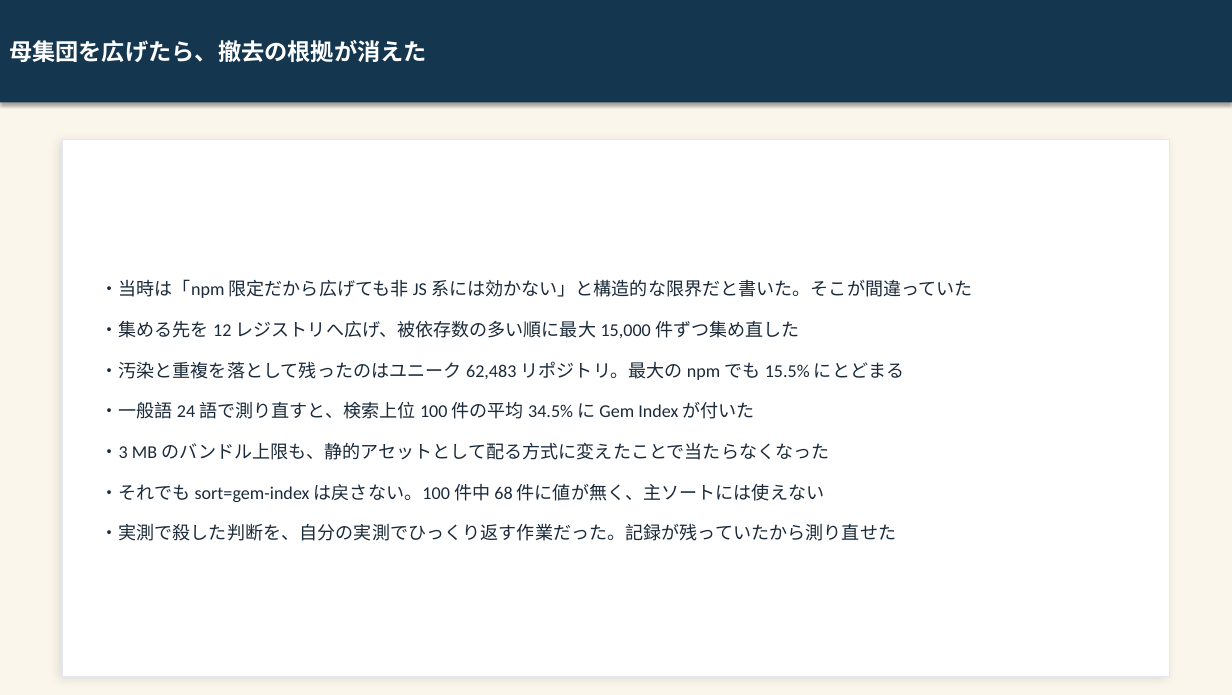
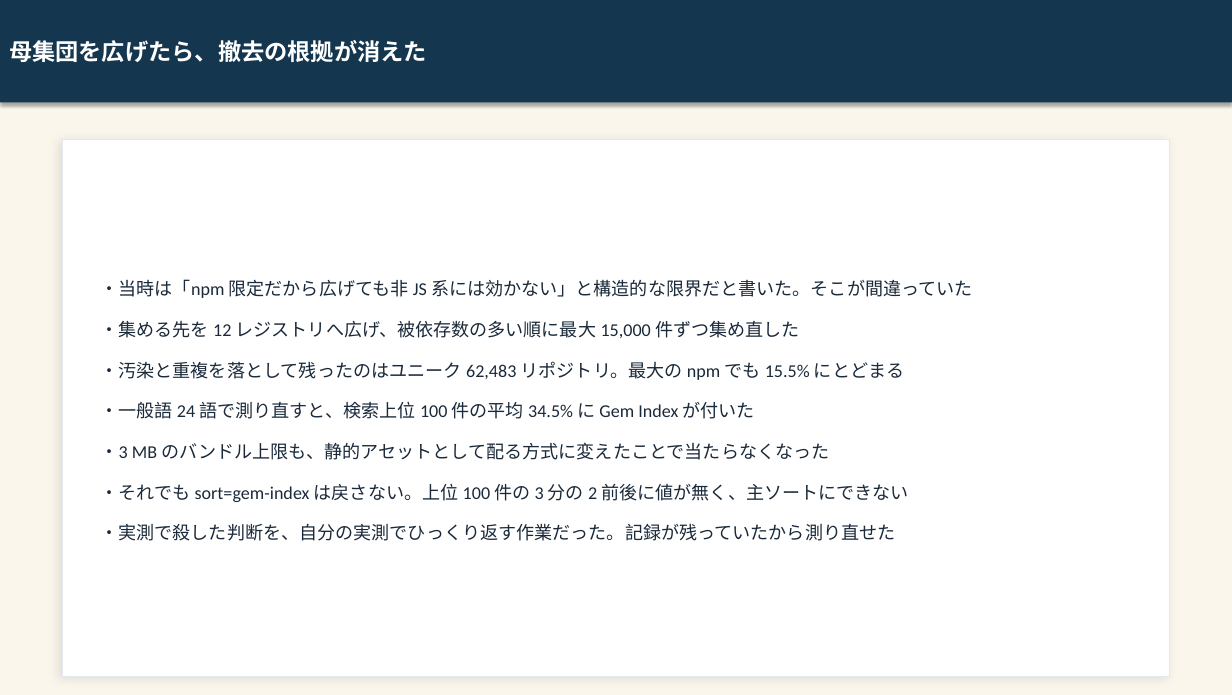
Before and after one commit to kai-kou/gem-hunter, a slide deck: slide 18 of content/slides/project-explanation-20260822/output/gem-hunter_text.pptx. Drawn at 1232x695 pixels with LibreOffice and Linux fonts; fonts in the diff are those of the drawing. Boxes give left, top, right and bottom in pixels: in the first picture for what was removed or moved away, otherwise in the second. Text is boxed around its words. In the diff, an @@ line names an element or a change of style, - is before the commit and + after.

```diff
--- a/content/slides/project-explanation-20260822/output/gem-hunter_text.pptx
+++ b/content/slides/project-explanation-20260822/output/gem-hunter_text.pptx
@@ text at bbox=[100, 484, 908, 502]: text changed @@
-・それでも sort=gem-index は戻さない。100 件中 68 件に値が無く、主ソートには使えない
+・それでも sort=gem-index は戻さない。上位 100 件の 3 分の 2 前後に値が無く、主ソートにできない
```
Also in this commit, not shown: 2 other slides changed, 10 other files.
